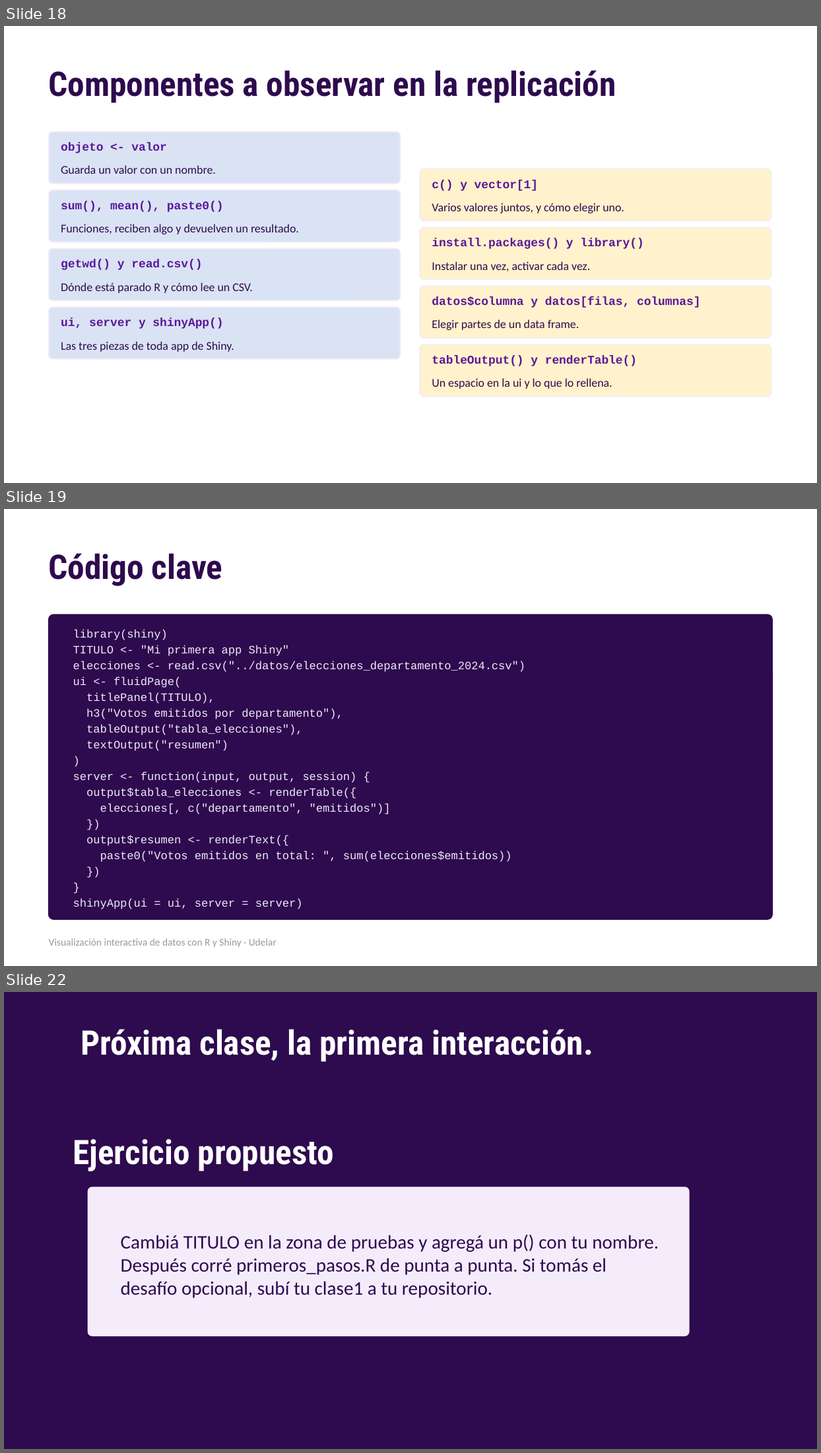
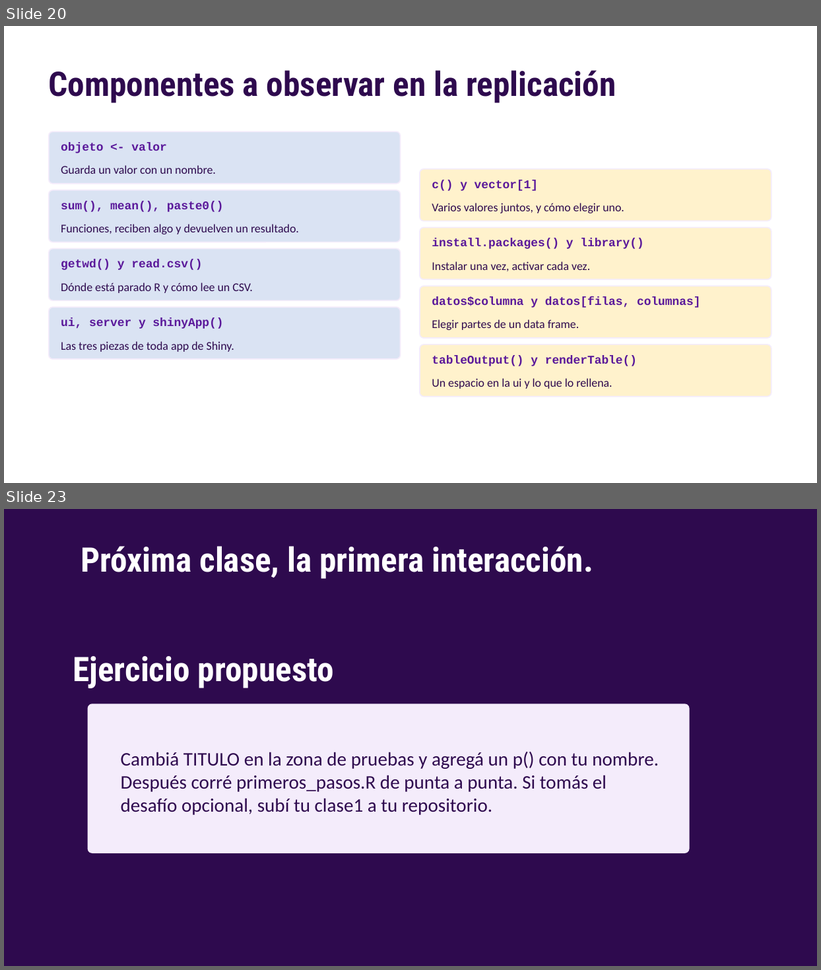
Before and after one commit to nahura99/visualizacion_datos_shiny, a slide deck: clase1/clase1.pptx. Shown one above the other, each under a label of ours: slides 18, 19 and 22 before the commit, slides 20 and 23 after it; the slides between them are not shown. The pictures are 821x1453 and 821x970 pixels, drawn with LibreOffice and Linux fonts; fonts in the diff are those of the drawing. Boxes give left, top, right and bottom in pixels: in the first picture for what was removed or moved away, otherwise in the second. Text is boxed around its words. In the diff, an @@ line names an element or a change of style, - is before the commit and + after.

```diff
--- a/clase1/clase1.pptx
+++ b/clase1/clase1.pptx
@@ slide 19 removed at box(4, 509, 817, 966), background #FFFFFF @@
@@ text removed at box(49, 553, 223, 586) @@
-Código clave
@@ rounded rectangle removed at box(49, 615, 772, 920) @@
@@ text removed at box(73, 630, 525, 910) @@
-library(shiny)
-TITULO <- "Mi primera app Shiny"
-elecciones <- read.csv("../datos/elecciones_departamento_2024.csv")
-ui <- fluidPage(
-titlePanel(TITULO),
-h3("Votos emitidos por departamento"),
-tableOutput("tabla_elecciones"),
-textOutput("resumen")
-)
-server <- function(input, output, session) {
-output$tabla_elecciones <- renderTable({
-elecciones[, c("departamento", "emitidos")]
-})
-output$resumen <- renderText({
-paste0("Votos emitidos en total: ", sum(elecciones$emitidos))
-})
-}
-shinyApp(ui = ui, server = server)
@@ text removed at box(49, 939, 277, 947) @@
-Visualización interactiva de datos con R y Shiny · Udelar
@@ what was slide 18 is now slide 20 @@
@@ what was slide 22 is now slide 23 @@
```
Also in this commit, not shown: 4 slides changed, 2 slides added, 1 other file.
